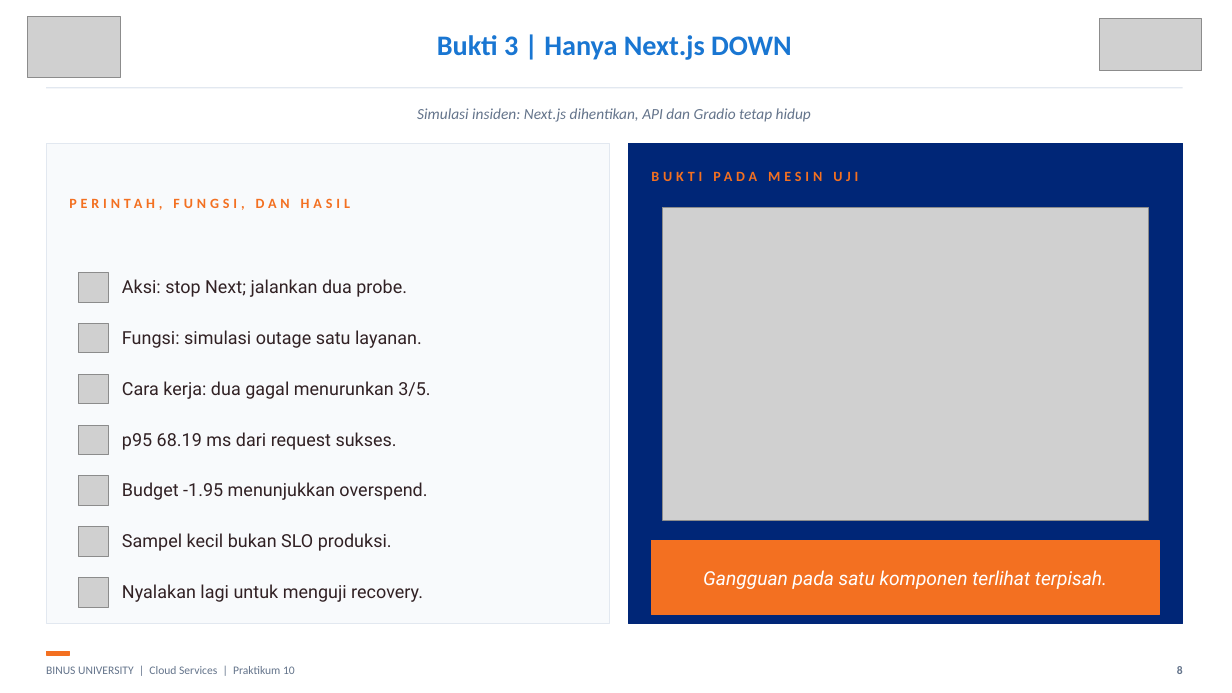
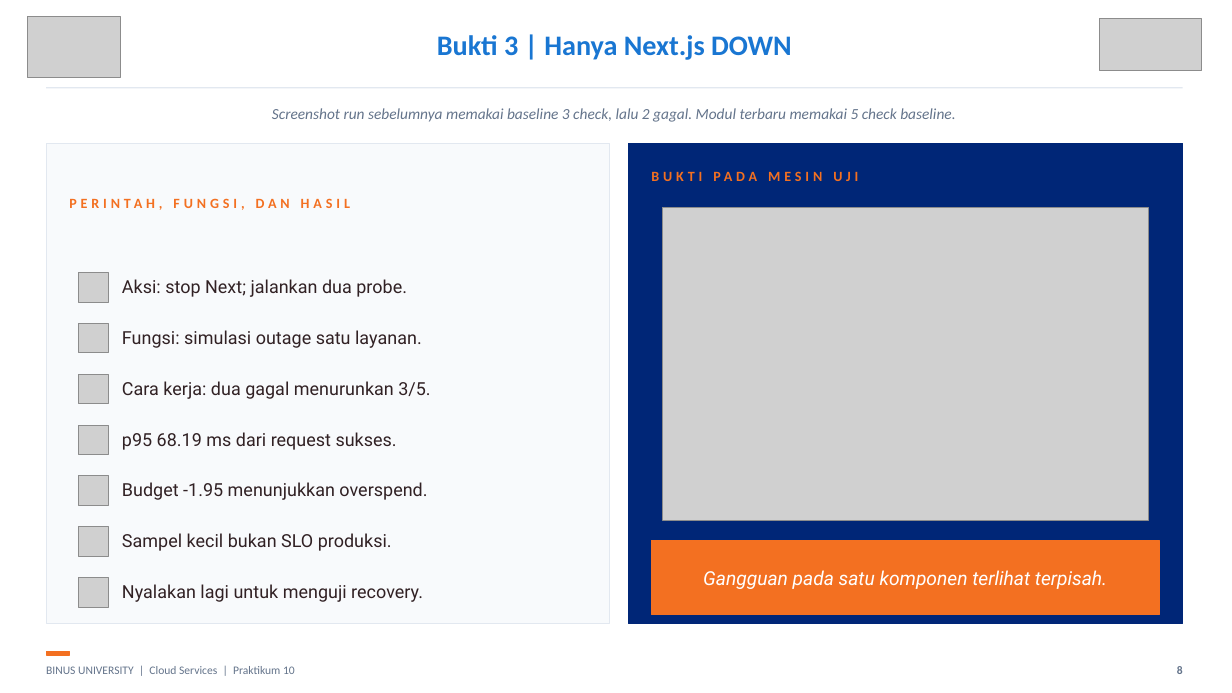
Before and after one commit to SeedFlora/meet10CloudService, a slide deck: slide 8 of slides/LAB10_Monitoring_Status_Bukti_Live.pptx. Drawn at 1232x693 pixels with LibreOffice and Linux fonts; fonts in the diff are those of the drawing; grey boxes stand for pictures. Boxes give left, top, right and bottom in pixels: in the first picture for what was removed or moved away, otherwise in the second. Text is boxed around its words. In the diff, an @@ line names an element or a change of style, - is before the commit and + after.

```diff
--- a/slides/LAB10_Monitoring_Status_Bukti_Live.pptx
+++ b/slides/LAB10_Monitoring_Status_Bukti_Live.pptx
@@ text at [272,108,955,122]: text changed @@
-Simulasi insiden: Next.js dihentikan, API dan Gradio tetap hidup
+Screenshot run sebelumnya memakai baseline 3 check, lalu 2 gagal. Modul terbaru memakai 5 check baseline.
```
Also in this commit, not shown: 4 other slides changed, 6 other files.
